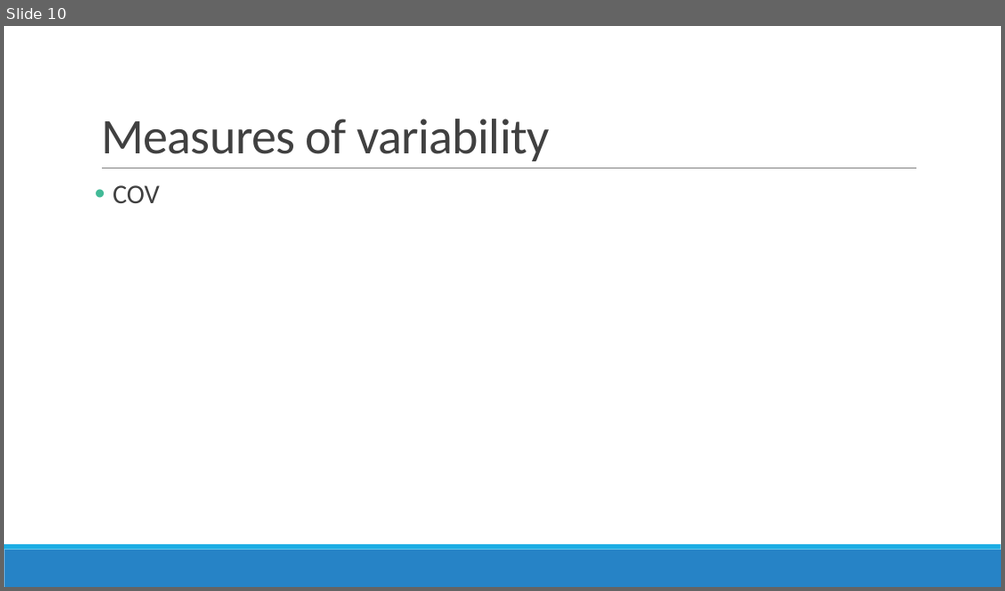
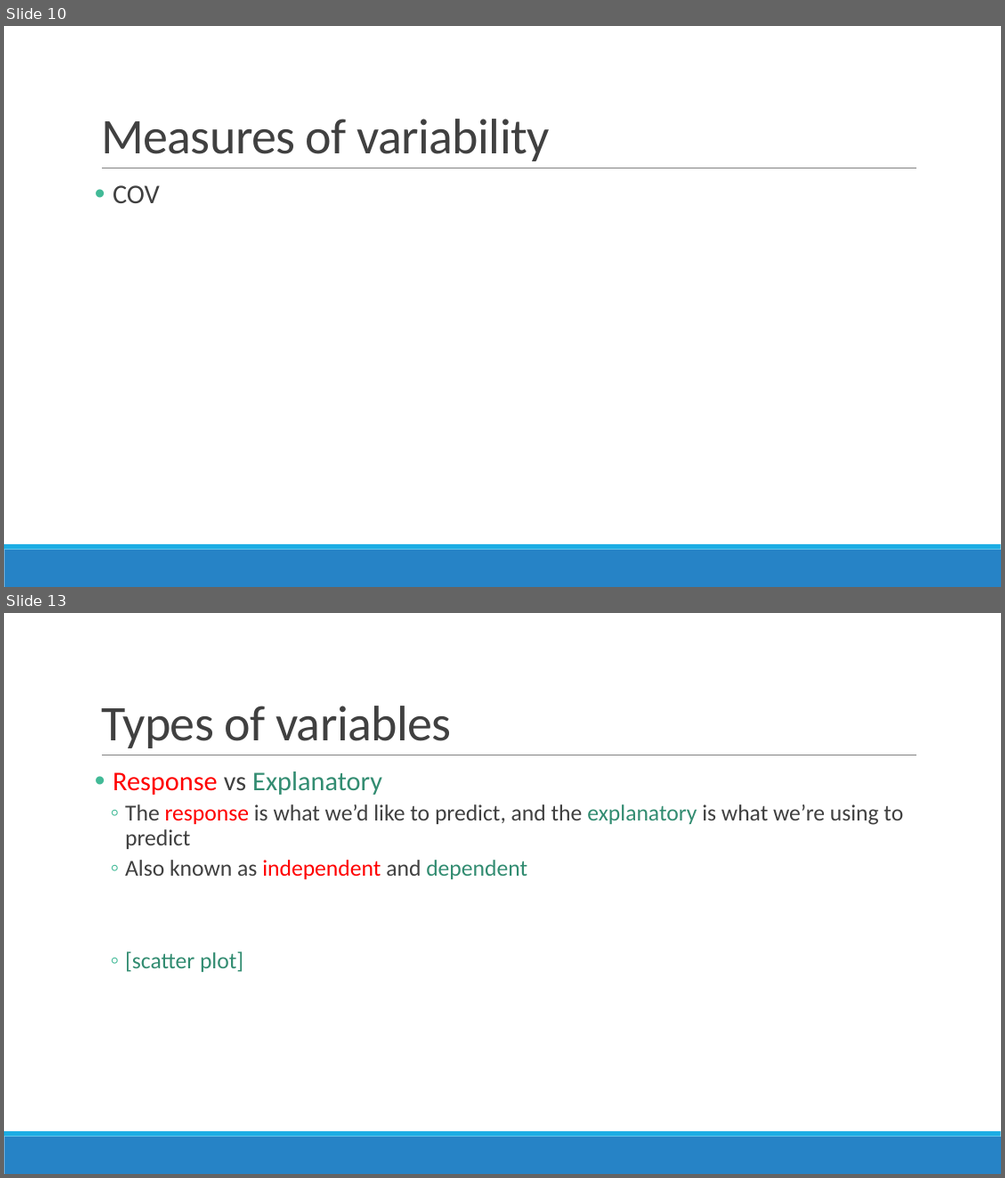
Before and after one commit to sjspielman/bio5312_fall2017, a slide deck: slides/intro.pptx. Shown one above the other, each under a label of ours: slide 10 before the commit, slides 10 and 13 after it; the slides between them are not shown. The pictures are 1005x591 and 1005x1178 pixels, drawn with LibreOffice and Linux fonts; fonts in the diff are those of the drawing. Boxes give left, top, right and bottom in pixels: in the first picture for what was removed or moved away, otherwise in the second. Text is boxed around its words. In the diff, an @@ line names an element or a change of style, - is before the commit and + after.

```diff
--- a/slides/intro.pptx
+++ b/slides/intro.pptx
@@ slide 13 added at box(4, 613, 1001, 1174), background #FFFFFF; not listed: 3 template elements that a slide beside it also shows @@
@@ title added at box(101, 706, 452, 748), 48 pt, text #404040 @@
+Types of variables
@@ text added at box(113, 771, 903, 972), 22 pt, text #404040 @@
+• Response vs Explanatory
+  ◦ The response is what we’d like to predict, and the explanatory is what we’re using to predict
+  ◦ Also known as independent and dependent
+  ◦ [scatter plot]
```
Also in this commit, not shown: 4 slides changed, 2 other slides added.
